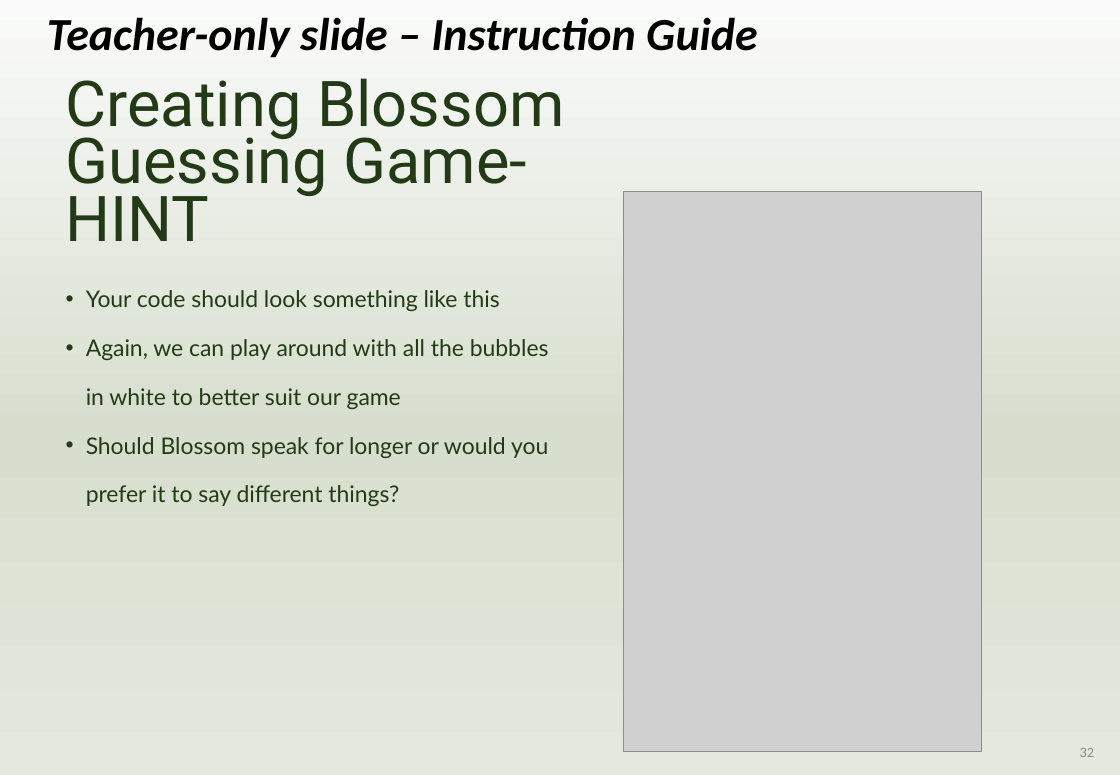
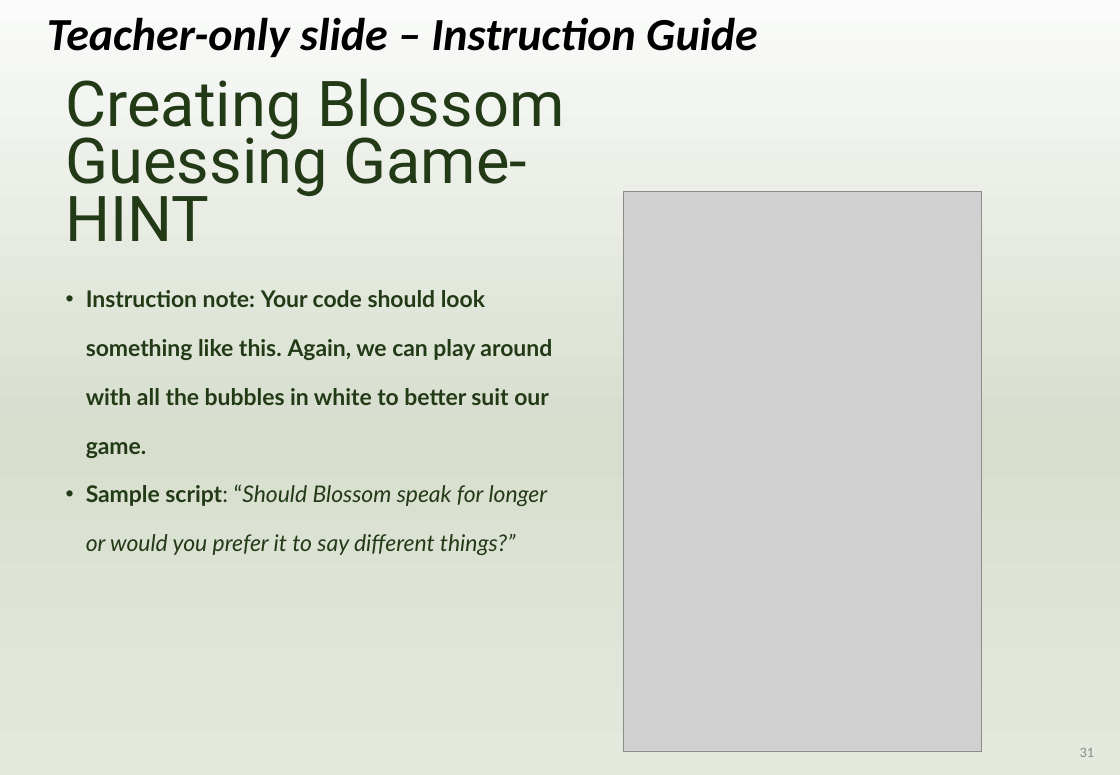
Before and after one commit to OutbackRobots/Outback-Robots-Hub, a slide deck: slide 31 of assets/slides/OutbackRobots_Lesson3_Slides_Coding_Blossom.pptx (slide 32 before the commit). Drawn at 1120x775 pixels with LibreOffice and Linux fonts; fonts in the diff are those of the drawing; grey boxes stand for pictures; background and template pictures are left out. Boxes give left, top, right and bottom in pixels: in the first picture for what was removed or moved away, otherwise in the second. Text is boxed around its words. In the diff, an @@ line names an element or a change of style, - is before the commit and + after.

```diff
--- a/assets/slides/OutbackRobots_Lesson3_Slides_Coding_Blossom.pptx
+++ b/assets/slides/OutbackRobots_Lesson3_Slides_Coding_Blossom.pptx
@@ text at (86,290,552,555): text changed; bold on @@
-• Your code should look something like this
-• Again, we can play around with all the bubbles in white to better suit our game
-• Should Blossom speak for longer or would you prefer it to say different things?
+• Instruction note: Your code should look something like this. Again, we can play around with all the bubbles in white to better suit our game.
+• Sample script: “Should Blossom speak for longer or would you prefer it to say different things?”
@@ page number at (1080,748,1095,757): text changed @@
-32
+31
```
Also in this commit, not shown: 6 other slides changed, 1 slide removed, 1 other file.
